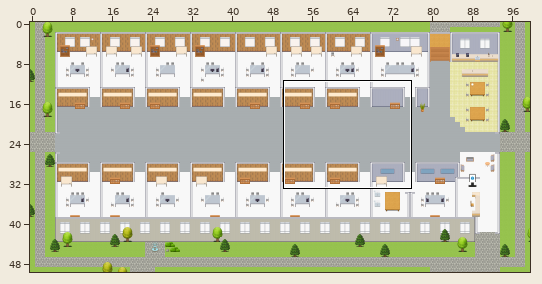
An edit to a level. Tiled map (JSON), maps/Infrastructure-Platform.tmj. The picture above shows the old version from afar; the outline marks the close-up.
Close-up. Before the commit:
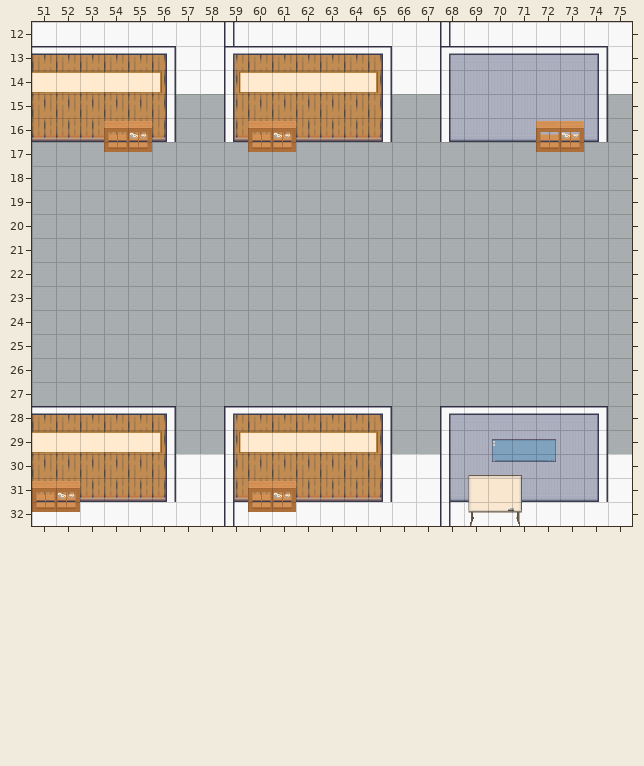
Cells are 32x32 px. Shown: x 51..75, y 12..32. The commit also changed other parts of the map, which this record leaves out.
Now the later version:
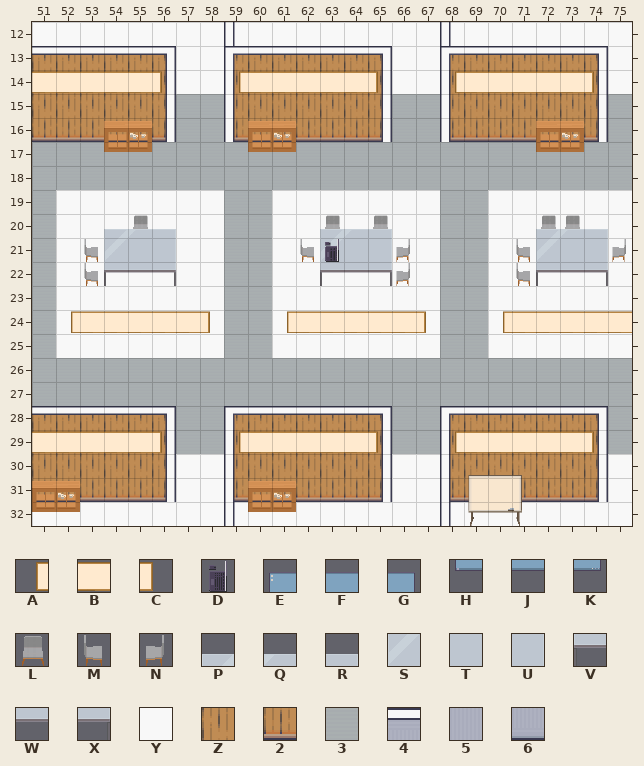
Key: from "Decoration": A 49, B 50, C 51; from "Misc": D 25, E 40, F 41, G 42, H 50, J 51, K 52; from "Seats": L 117, M 119, N 120; from "Tables": P 5, Q 6, R 7, S 15, T 16, U 17, V 25, W 26, X 27; from "room2": Y 66, Z 192, 2 205, 3 216, 4 290, 5 294, 6 307.
_ is an empty cell, # one hidden under a higher layer, . an unchanged one.
Diff:
--- layer "floors"
@@ x 52..75 @@
-19 3333333..3333333..333333
-20 3333333..3333333..333333
-21 3333333..3333333..333333
-22 3333333..3333333..333333
-23 3333333..3333333..333333
-24 3333333..3333333..333333
-25 3333333..3333333..333333
+19 YYYYYYY..YYYYYYY..YYYYYY
+20 YYYYYYY..YYYYYYY..YYYYYY
+21 YY###YY..YY###YY..YY###Y
+22 YYYYYYY..YYYYYYY..YYYYYY
+23 YYYYYYY..YYYYYYY..YYYYYY
+24 YYYYYYY..YYYYYYY..YYYYYY
+25 YYYYYYY..YYYYYYY..YYYYYY
--- layer "back wall"
@@ x 68..74 @@
-13 4444444
-14 5555555
-15 5555555
-16 6666666
+13 ZZZZZZZ
+14 ZZZZZZZ
+15 ZZZZZZZ
+16 2222222
@@ x 68..74 @@
-28 4444444
-29 5555555
-30 5555555
-31 66.6666
+28 ZZZZZZZ
+29 ZZZZZZZ
+30 ZZZZZZZ
+31 22.2222
--- layer "seats"
@@ x 53..75 @@
-20 .._......._._......__..
-21 _........_..._...._..._
-22 _............_...._....
+20 ..L.......L.L......LL..
+21 M........M...N....M...N
+22 M............N....M....
--- layer "decor"
@@ x 68..74 @@
-14 _______
+14 ABBBBBC
@@ x 54..74 @@
-20 ___......___......___
-21 ___......___......___
-22 ___......___......___
+20 PQR......PQR......PQR
+21 STU......STU......STU
+22 VWX......VWX......VWX
@@ x 52..75 @@
-24 _______.._______..______
+24 ABBBBBC..ABBBBBC..ABBBBB
@@ x 68..74 @@
-29 _______
+29 ABBBBBC
--- layer "tech"
@@ x 63..63 @@
-21 _
+21 D
@@ x 70..72 @@
-29 EFG
-30 HJK
+29 ___
+30 ___
Boxes around the changes in both close-ups, in picture pixels (x1, y1, x2, y2):
changed: (450, 55, 598, 141)
changed: (56, 190, 224, 358)
changed: (272, 190, 440, 358)
changed: (488, 190, 632, 358)
changed: (450, 415, 598, 501)
